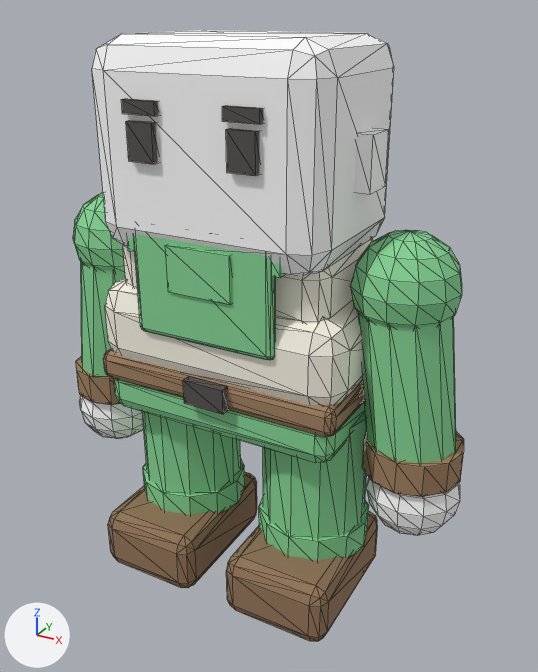
The glTF model public/assets/models/characters/body-overalls-green.glb, before and after one commit.
Both versions are drawn from a 50 mm camera at (0.449, -0.765, 0.735) aimed at (0.026, 0.005, 0.35). Arrows for +X, +Y and +Z are at lower left; the lights stay in place. The older version comes first. Mesh edges are drawn as thin lines. Vertices at exactly the same position are counted once.

The older version as bpy lines, for what is in view:
```python
me_body_mesh = bpy.data.meshes.new('body-mesh')
me_body_mesh.from_pydata(...)  # 792 vertices, 1492 faces; spans x -0.289..0.289, y -0.125..0.102, z 0.0..0.543
me_body_mesh.materials.append(mat_charmat)
me_head_mesh = bpy.data.meshes.new('head-mesh')
me_head_mesh.from_pydata(...)  # 276 vertices, 516 faces; spans x -0.291..0.291, y -0.12..0.112, z 0.132..0.711
me_head_mesh.materials.append(mat_skinmat)
ob_body_mesh = bpy.data.objects.new('body-mesh', me_body_mesh)
ob_body_mesh.location = (0.0, 0.0, 0.0)
ob_head_mesh = bpy.data.objects.new('head-mesh', me_head_mesh)
ob_head_mesh.location = (0.0, 0.0, 0.0)
```
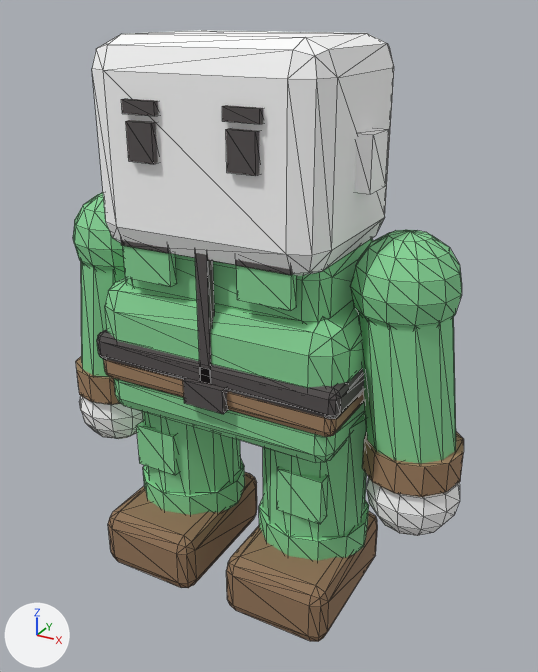
The change, as a diff of the scene's bpy script:
```diff
--- a/public/assets/models/characters/body-overalls-green.glb.py
+++ b/public/assets/models/characters/body-overalls-green.glb.py
@@ me_body_mesh @@
 # used by ob_body_mesh; location = (0.0, 0.0, 0.0)
-me_body_mesh.from_pydata(...)  # 792 vertices, 1492 faces; spans x -0.289..0.289, y -0.125..0.102, z 0.0..0.543
+me_body_mesh.from_pydata(...)  # 876 vertices, 1648 faces; spans x -0.289..0.289, y -0.125..0.105, z 0.0..0.514
+# me_body_mesh part 1: a new loose piece, a box spanning x -0.008..0.008, y -0.105..-0.093, z 0.314..0.493, in mat_charmat
+# me_body_mesh part 2: the loose piece of 56 vertices spanning x -0.165..0.165, y -0.102..0.102, z 0.291..0.329 is copied, and the copy is scaled about its middle by (1.04, 1.03, 1.04), then moved by (0.0, 0.0, 0.026); it spans x -0.171..0.171, y -0.105..0.105, z 0.316..0.356
+# me_body_mesh part 3: a new loose piece, a box spanning x -0.112..-0.045, y -0.103..-0.091, z 0.44..0.49, in mat_charmat
+# me_body_mesh part 4: a new loose piece, a box spanning x -0.112..-0.045, y -0.105..-0.095, z 0.48..0.494, in mat_charmat
+# me_body_mesh part 5: a new loose piece, a box spanning x 0.045..0.112, y -0.103..-0.091, z 0.44..0.49, in mat_charmat
+# me_body_mesh part 6: a new loose piece, a box spanning x 0.045..0.112, y -0.105..-0.095, z 0.48..0.494, in mat_charmat
+# me_body_mesh part 7: a new loose piece, a box spanning x 0.079..0.141, y -0.071..-0.053, z 0.148..0.21, in mat_charmat
+# me_body_mesh part 8: a new loose piece, a box spanning x -0.141..-0.079, y -0.071..-0.053, z 0.148..0.21, in mat_charmat
+# me_body_mesh part 9: 6 loose pieces with 84 vertices, spanning x -0.101..0.101, y -0.113..0.1, z 0.375..0.543, are deleted
+# me_body_mesh part 10: 216 kept faces spanning x -0.168..0.168, y -0.102..0.102, z 0.307..0.493 get new vertex colours; the middle colour goes from white #faf6e7 to green #86d495
+# other edits to the shape of me_body_mesh do not show in these pictures
 me_body_mesh.materials.append(mat_charmat)
```

Location of each change, (x1, y1, x2, y2) in pixels of the pictures (538 x 672 px):
part 1 of me_body_mesh, added: after (195, 253, 215, 384)
part 2 of me_body_mesh, added: after (97, 329, 364, 419)
part 3 of me_body_mesh, added (green): after (123, 245, 177, 287)
part 4 of me_body_mesh, added: after (121, 240, 169, 253)
part 5 of me_body_mesh, added (green): after (236, 265, 297, 311)
part 6 of me_body_mesh, added: after (235, 260, 292, 275)
part 7 of me_body_mesh, added (green): after (277, 466, 328, 524)
part 8 of me_body_mesh, added (green): after (136, 420, 178, 475)
part 9 of me_body_mesh, deleted (green): before (127, 234, 286, 360)
part 10 of me_body_mesh, recoloured (white to green): before (105, 239, 373, 406); after (105, 239, 373, 388)
